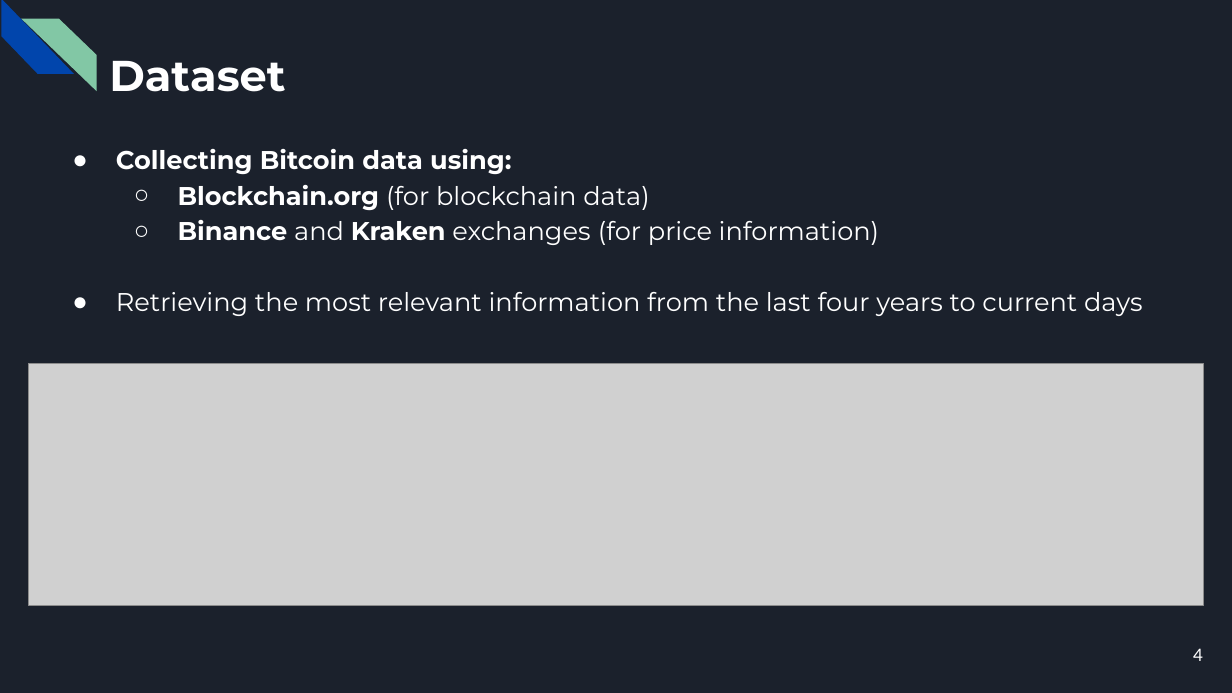
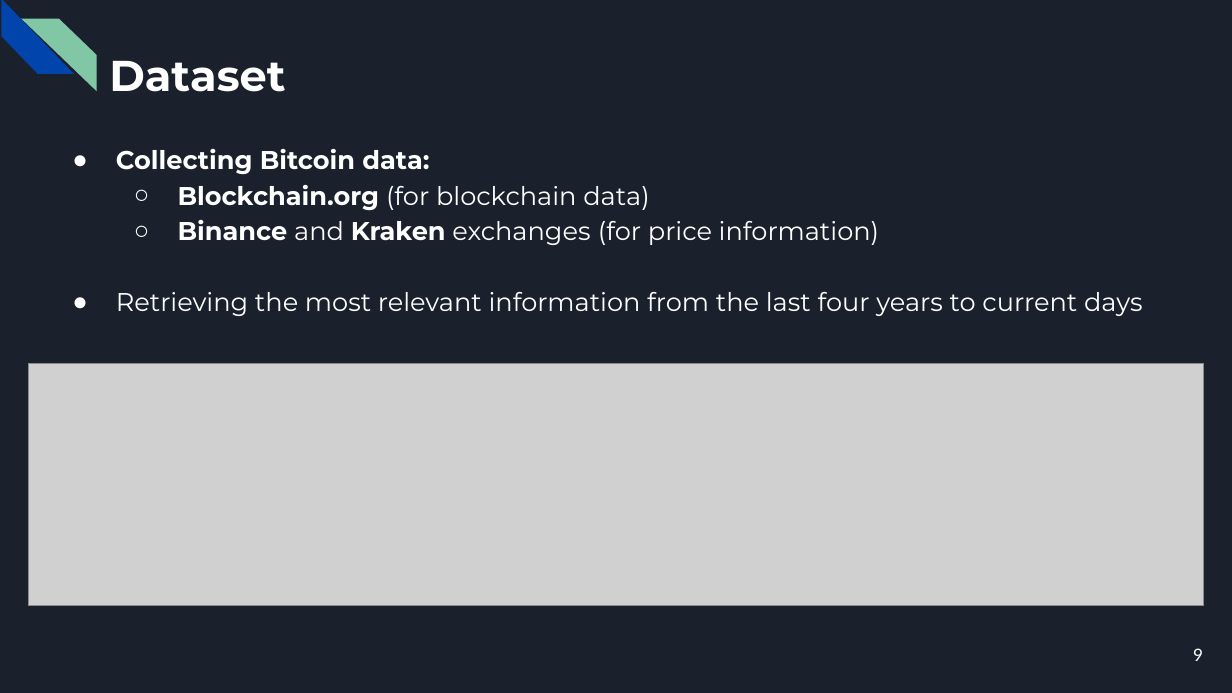
Before and after one commit to CorsiDanilo/bitcoin-price-prediction-with-pyspark, a slide deck: slide 9 of presentation/presentation.pptx (slide 4 before the commit). Drawn at 1232x693 pixels with LibreOffice and Linux fonts; fonts in the diff are those of the drawing; grey boxes stand for pictures. Boxes give left, top, right and bottom in pixels: in the first picture for what was removed or moved away, otherwise in the second. Text is boxed around its words. In the diff, an @@ line names an element or a change of style, - is before the commit and + after.

```diff
--- a/presentation/presentation.pptx
+++ b/presentation/presentation.pptx
@@ text at bbox=[116, 149, 429, 174]: text changed @@
-● Collecting Bitcoin data using:
+● Collecting Bitcoin data:
@@ page number at bbox=[1193, 648, 1203, 661]: text changed @@
-4
+9
```
Also in this commit, not shown: 13 other slides changed, 5 slides added.
